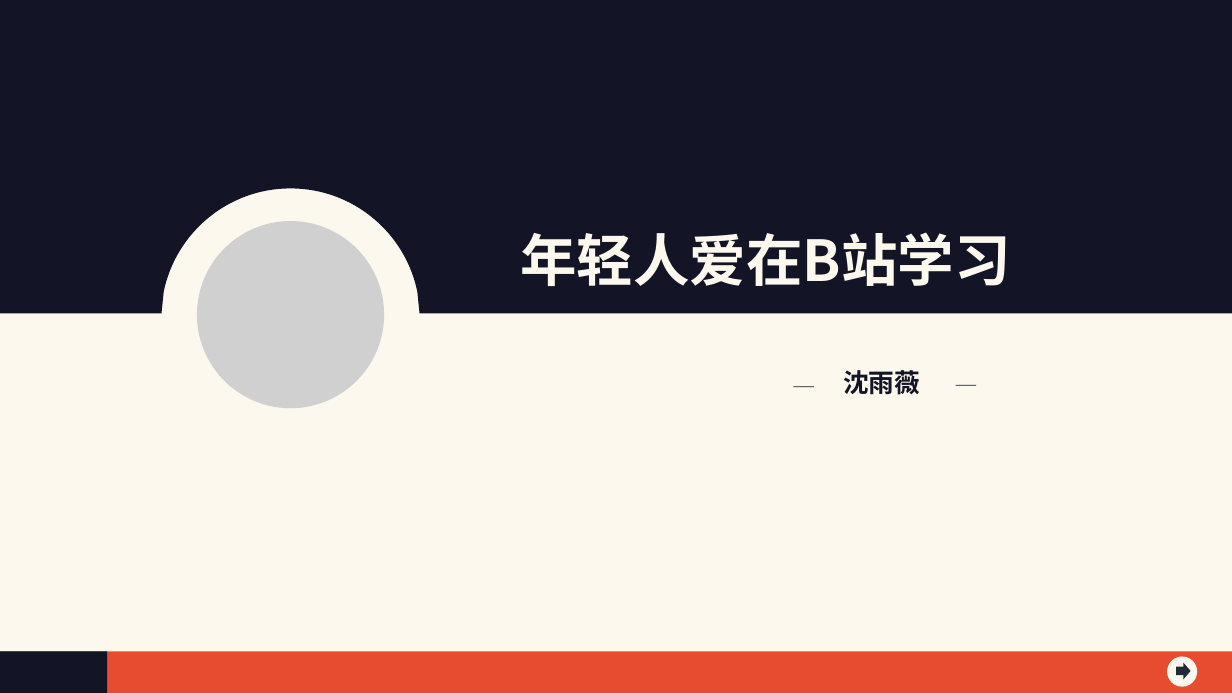
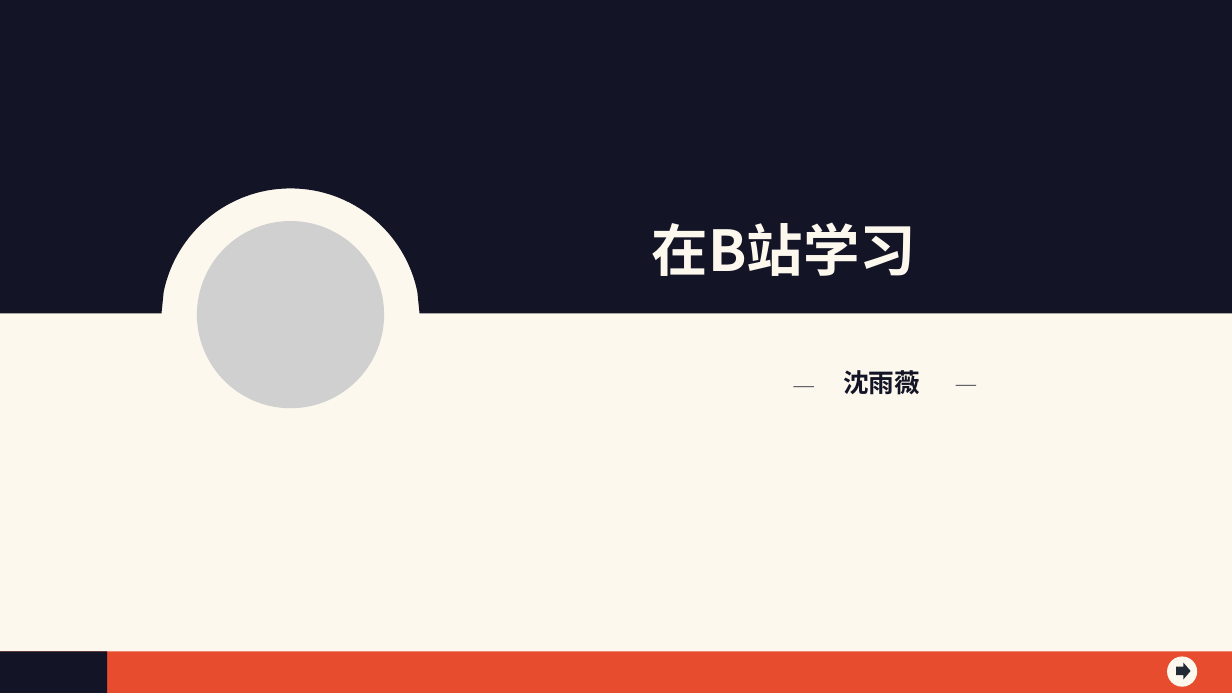
Before and after one commit to YuweiShen/CaseStudy, a slide deck: slide 1 of CaseStudy/B站学习.ppt. Drawn at 1232x693 pixels with LibreOffice and Linux fonts; fonts in the diff are those of the drawing; grey boxes stand for pictures. Boxes give left, top, right and bottom in pixels: in the first picture for what was removed or moved away, otherwise in the second. Text is boxed around its words. In the diff, an @@ line names an element or a change of style, - is before the commit and + after.

```diff
--- a/CaseStudy/B站学习.ppt
+++ b/CaseStudy/B站学习.ppt
@@ text at bbox=[652, 222, 916, 276]: text changed @@
-年轻人爱在B站学习
+在B站学习
```
Also in this commit, not shown: 9 other slides changed, 15 slides added, 6 slides removed.
